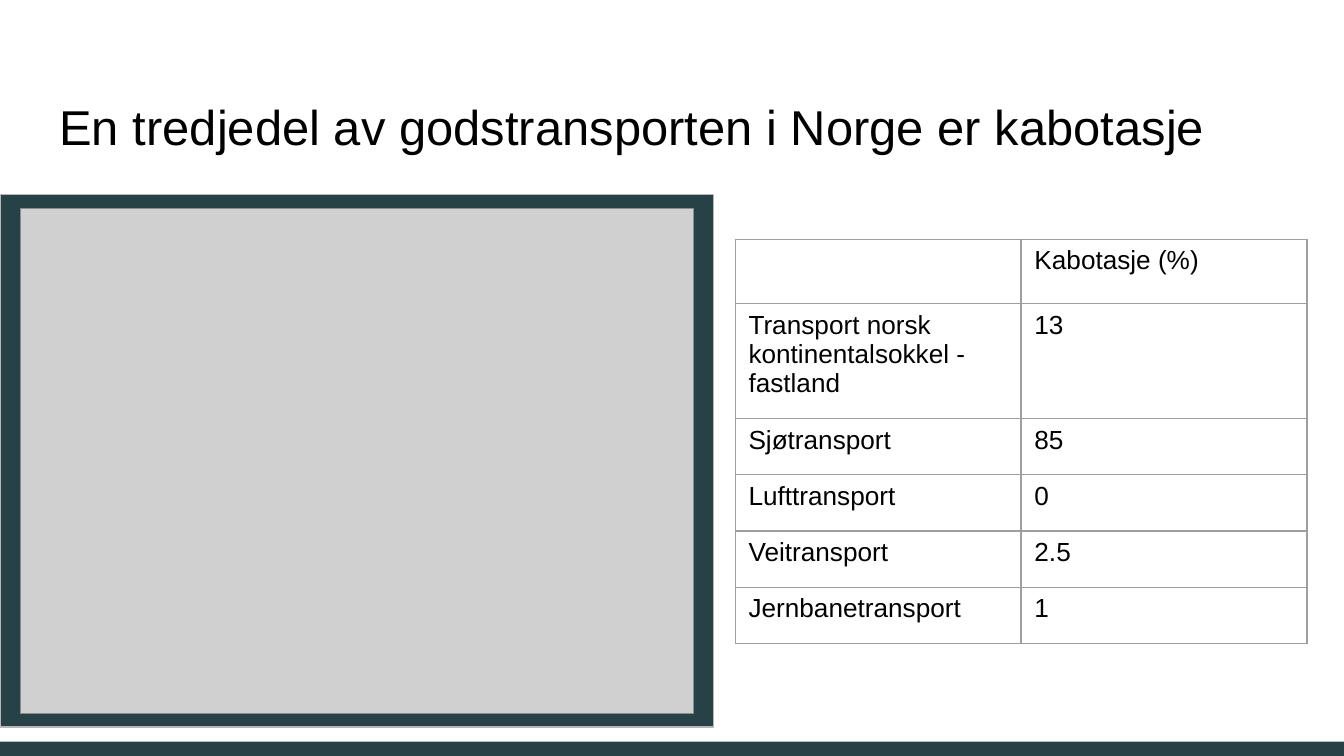
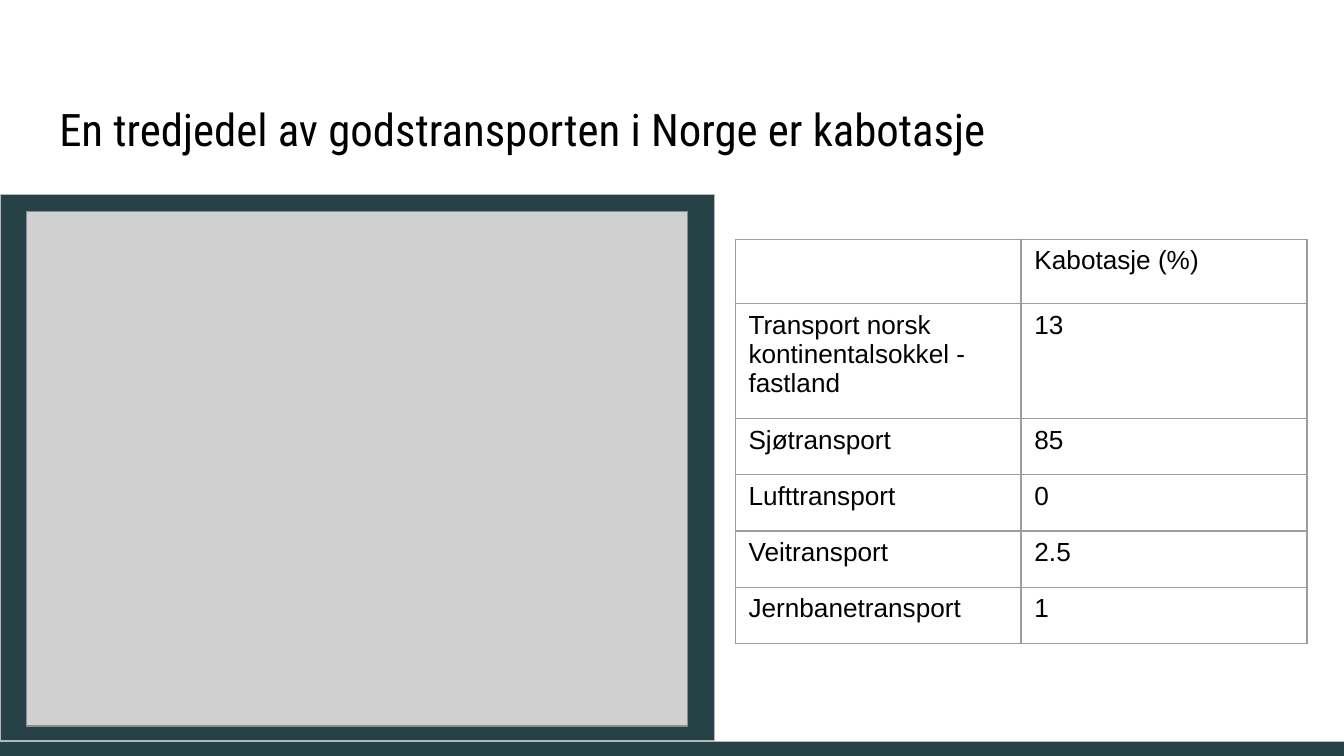
Before and after one commit to nori-parelius/InnenlandskTransport, a slide deck: slide 11 of SSB.odp. Drawn at 1344x756 pixels with LibreOffice and Linux fonts; fonts in the diff are those of the drawing; grey boxes stand for pictures. Boxes give left, top, right and bottom in pixels: in the first picture for what was removed or moved away, otherwise in the second. Text is boxed around its words. In the diff, an @@ line names an element or a change of style, - is before the commit and + after.

```diff
--- a/SSB.odp
+++ b/SSB.odp
@@ title "En tredjedel av godstransporten i ..." at (x1=59, y1=112, x2=985, y2=156): size 26.2 to 24 pt, font Arial to Roboto Condensed; line spacing 0.8 to 1 @@
@@ rectangle resized from (x1=0, y1=195, x2=714, y2=727) to (x1=0, y1=195, x2=714, y2=741) @@
@@ picture resized from (x1=20, y1=208, x2=694, y2=714) to (x1=27, y1=211, x2=688, y2=726) @@
```
Also in this commit, not shown: 11 other slides changed, 12 other files.
